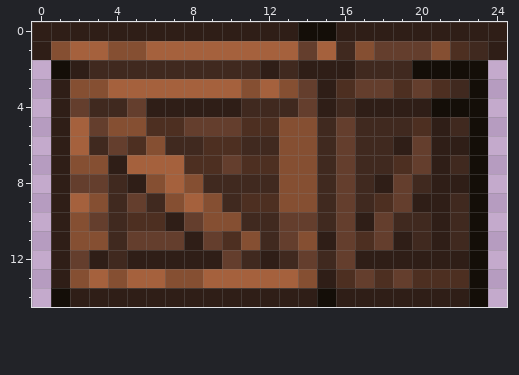
A pixel-art sprite gets an edit: content/Entities/Structures/Furniture/Crate/crate.wood.01.png. The picture above was drawn from the file before the commit.
The file is 25x15 pixels.
After:
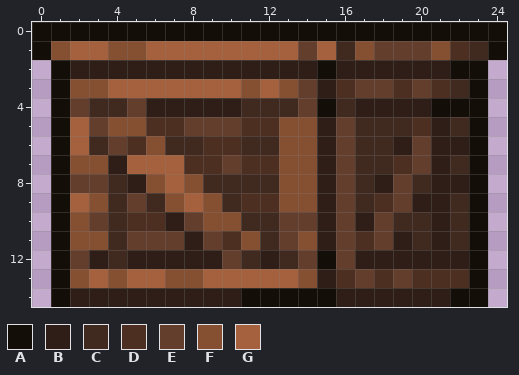
Palette (. is transparent): A #140e08  B #2f1e17  C #40291f  D #4d2f21  E #643e2d  F #854f32  G #a5613d
Commit: Crates, lockers
Diff:
y 0: x 0..13 BBBBBBBBBBBBBB -> AAAAAAAAAAAAAA; x 16..24 BBBBBBBBB -> AAAAAAAAA
y 1: x 0 B -> A; x 24 B -> A
y 2: x 3..11 CCCCCCCCC -> BBBBBBBBB; x 13 C -> B; x 15 B -> A; x 17..21 CCCAA -> BBBBB
y 3: x 1 B -> A
y 4: x 1 B -> A; x 15 B -> A
y 5..10: x 1 B -> A; x 15 C -> B
y 11: x 1 B -> A
y 12: x 1 B -> A; x 15 C -> A
y 13: x 1 B -> A
y 14: x 11..14 BBBB -> AAAA; x 22 B -> A
Pixel boxes of the changes (left, top, right, bottom) in both pictures:
changed: (32, 22, 507, 307)
